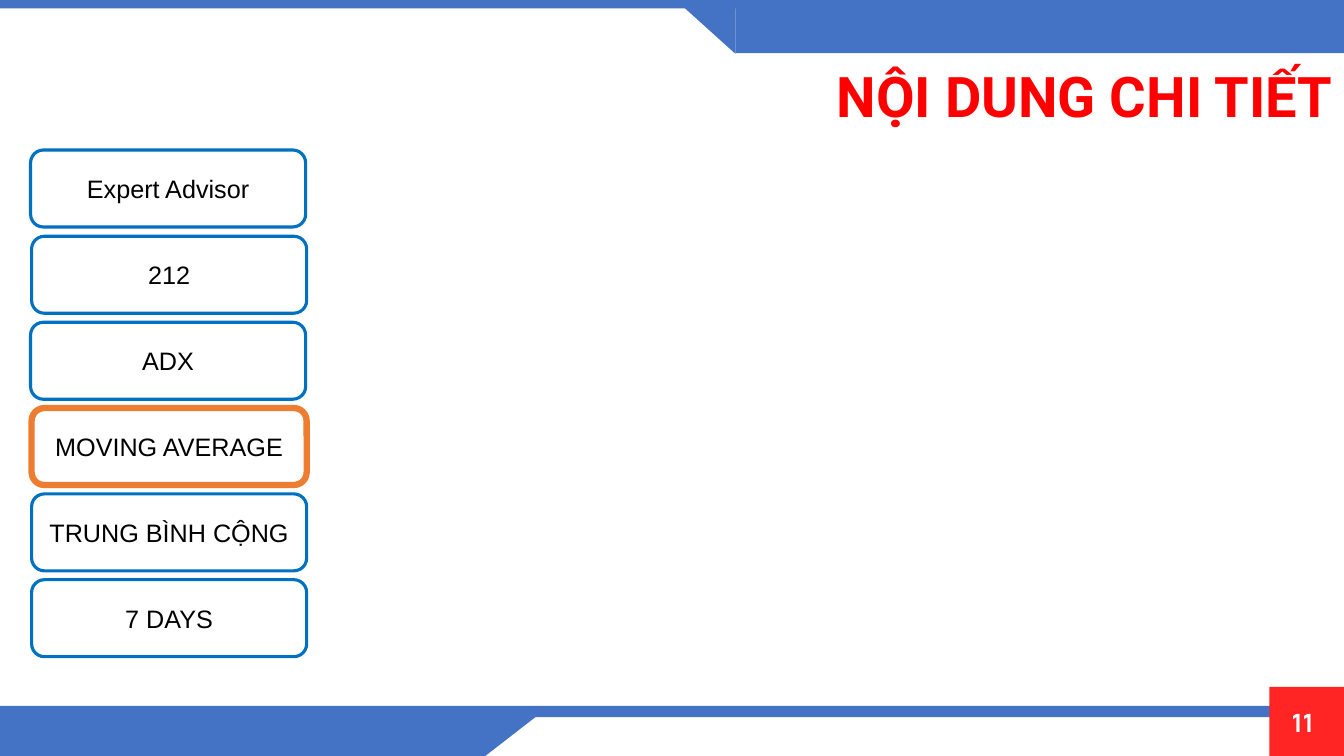
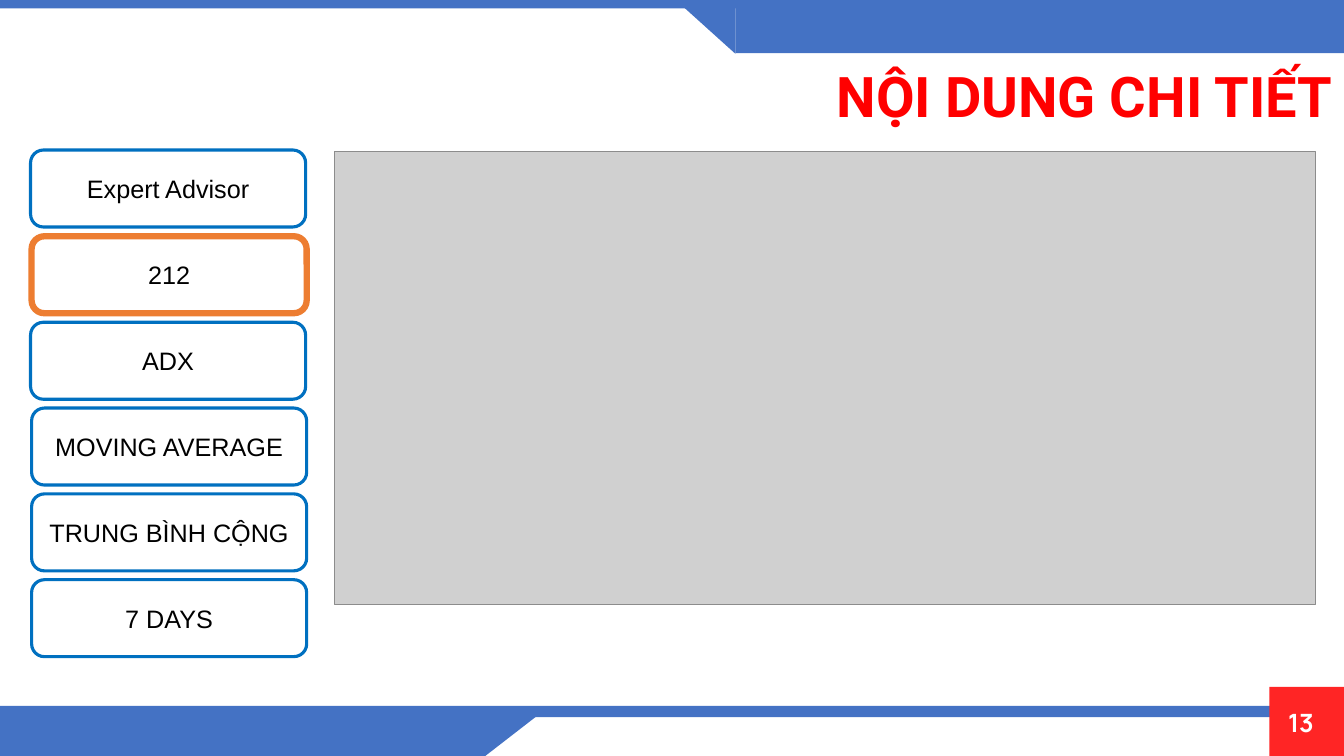
Before and after one commit to OrangeFoxie/DO-AN-TONG-HOP, a slide deck: slide 13 of PowerPoint/slide/DATH-01.pptx (slide 11 before the commit). Drawn at 1344x756 pixels with LibreOffice and Linux fonts; fonts in the diff are those of the drawing; grey boxes stand for pictures; background and template pictures are left out. Boxes give left, top, right and bottom in pixels: in the first picture for what was removed or moved away, otherwise in the second. Text is boxed around its words. In the diff, an @@ line names an element or a change of style, - is before the commit and + after.

```diff
--- a/PowerPoint/slide/DATH-01.pptx
+++ b/PowerPoint/slide/DATH-01.pptx
@@ picture added at (334,151,1316,604) @@
@@ rounded rectangle "212" at (31,236,307,313): outline #0070C0 2.25 pt to #ED7D31 4.5 pt @@
@@ rounded rectangle "MOVING AVERAGE" at (31,408,307,485): outline #ED7D31 4.5 pt to #0070C0 2.25 pt @@
@@ page number at (1288,714,1314,733): text changed @@
-11
+13
```
Also in this commit, not shown: 10 other slides changed, 15 slides added, 14 other files.
